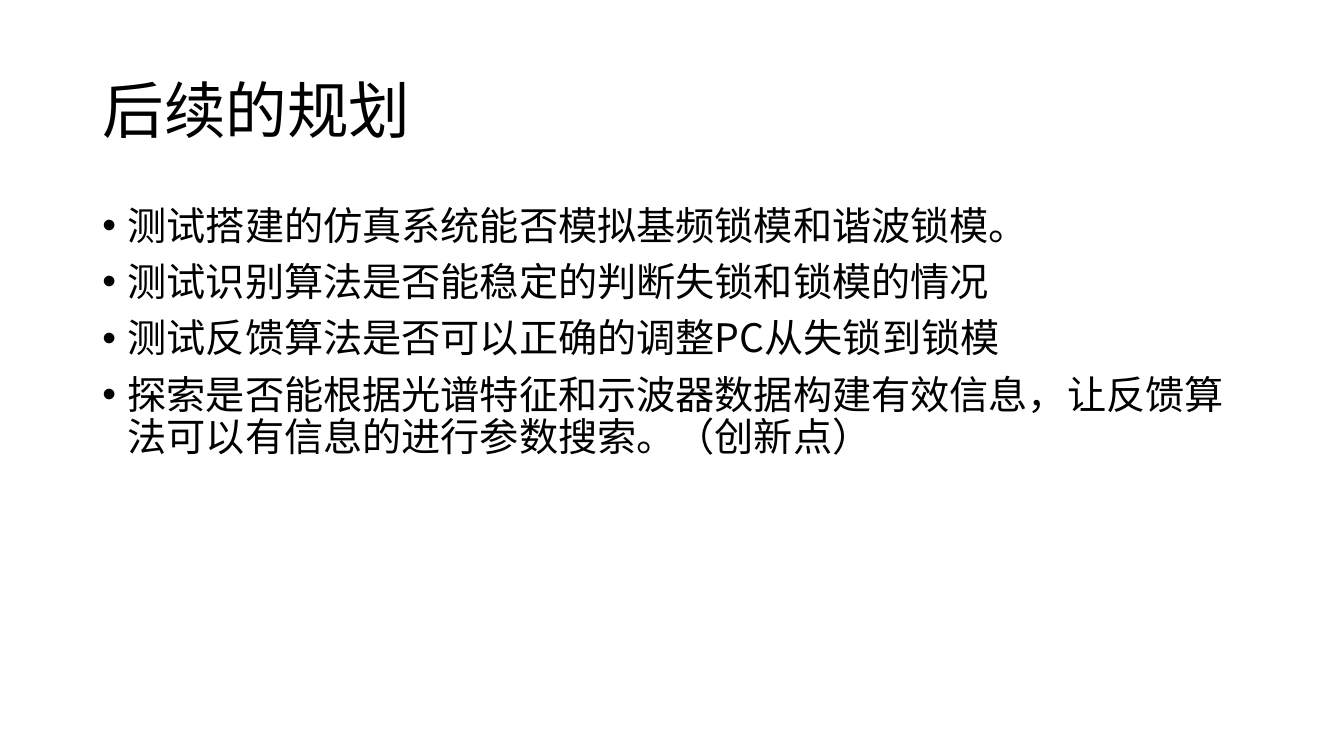
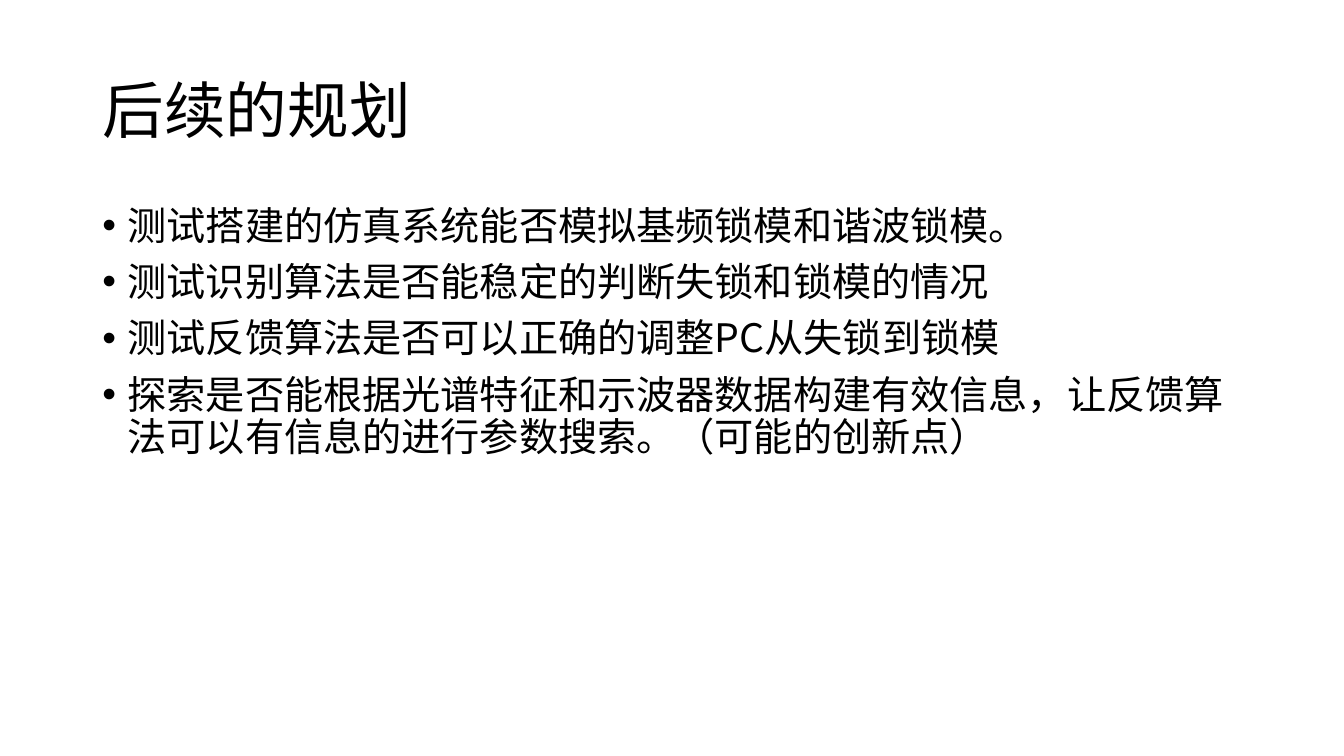
Before and after one commit to Wu-yu-meng/optics-learning, a slide deck: slide 15 of 项目内容/第二次组会报告/第二次组会.pptx. Drawn at 1344x756 pixels with LibreOffice and Linux fonts; fonts in the diff are those of the drawing. Boxes give left, top, right and bottom in pixels: in the first picture for what was removed or moved away, otherwise in the second. Text is boxed around its words. In the diff, an @@ line names an element or a change of style, - is before the commit and + after.

```diff
--- a/项目内容/第二次组会报告/第二次组会.pptx
+++ b/项目内容/第二次组会报告/第二次组会.pptx
@@ text at [128,375,1224,455]: text changed @@
-• 探索是否能根据光谱特征和示波器数据构建有效信息，让反馈算法可以有信息的进行参数搜索。（创新点）
+• 探索是否能根据光谱特征和示波器数据构建有效信息，让反馈算法可以有信息的进行参数搜索。（可能的创新点）
```
Also in this commit, not shown: 4 other slides changed, 1 other file.
